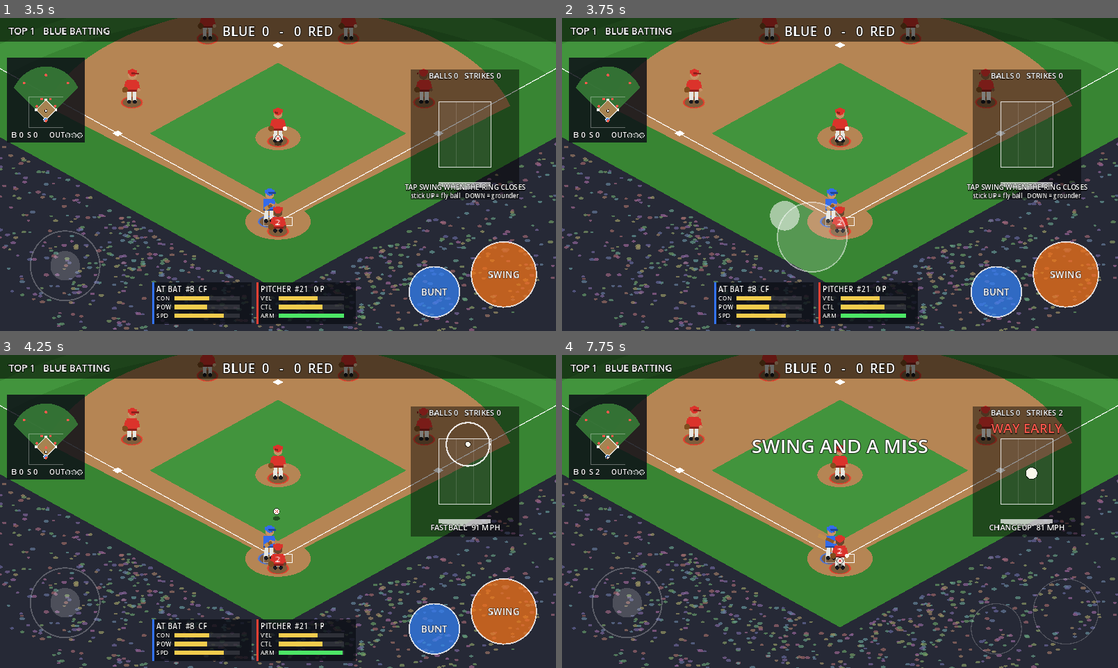
Above: before the commit, frames 1-4 (two rows, left to right).
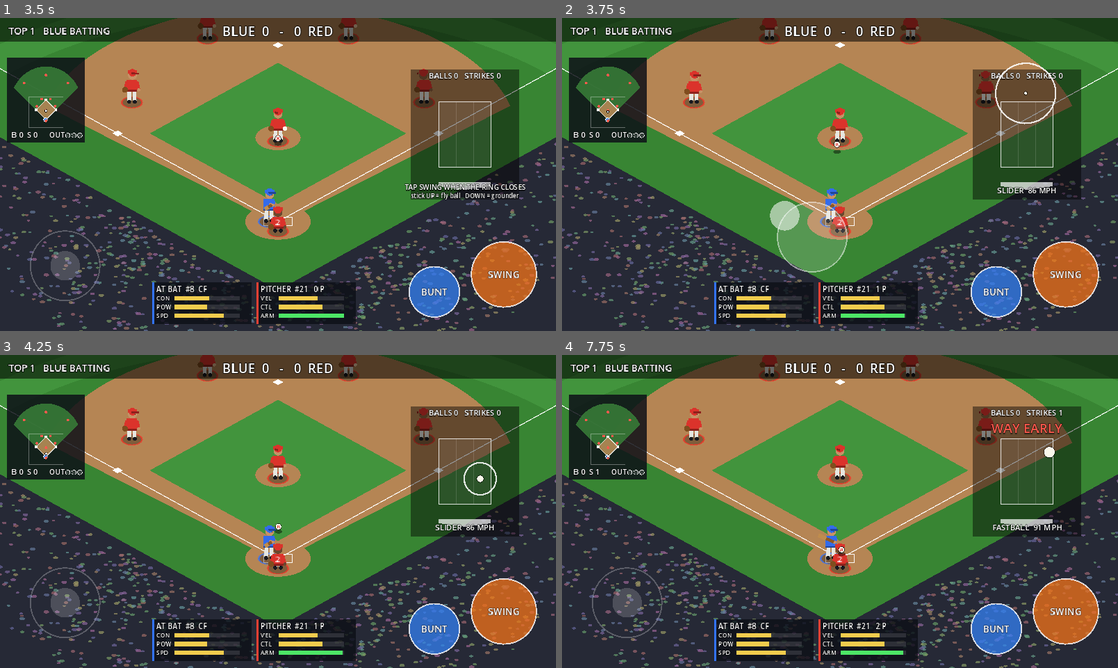
Above: after the commit, the same moments.

Repository: Kirmalo/road-trip-baseball
Game: Godot game, scene res://main.tscn
Same seed, same stepped clock (60 frames per second), same inputs: the game is played once before the commit and once after it.
Inputs (mouse positions are in pixels of both pictures, inside the frame that each line leads up to):
- Up to frame 1 (3.5 s): click "HARD" at 0.5 s; tap Enter at 1.25 s; move the mouse to (400, 158) at 1.27 s; hold D 1.28-2 s; tap J at 1.35 s; click (400, 158) at 1.42 s; tap Space at 1.52 s; drag from (166, 190) to (250, 237) at 2.02 s; move the mouse to (333, 105) at 2.77 s; hold D from 2.78 s (still down); tap 1 at 2.85 s
- Up to frame 2 (3.75 s): release D at 3.5 s; tap Space at 3.5 s; drag from (812, 237) to (673, 127) at 3.52 s
- Up to frame 3 (4.25 s): no input
- Up to frame 4 (7.75 s): move the mouse to (1006, 558) at 4.27 s; hold A 4.28-5 s; tap J at 4.35, 7.35 s; tap Space at 4.52, 6.5, 7.52 s; tap Enter at 5 s; drag from (673, 464) to (756, 433) at 5.02 s; move the mouse to (867, 511) at 5.77 s; hold S 5.78-6.5 s; tap 1 at 5.85 s; click (867, 511) at 5.92 s; drag from (756, 433) to (728, 527) at 6.52 s; move the mouse to (962, 495) at 7.27 s; hold W from 7.28 s (still down)

Frame 1 is identical in both runs. In frame 2, 1.1% of the frame differs, in the area x 8-95%, y 0-96%; in frame 3, 0.5%; in frame 4, 9.4%, in the area x 6-97%, y 0-98%.

Commit message:
Phase 3 start: sound, hit feel, reliable PERFECT contact, touch timing
Research priorities P1-P4:
- Sound (scripts/audio.gd, assets/sfx/ made by tools/make_sfx.py, all
  synthesized): bat cracks by contact quality, glove and mitt pops,
  pitch whoosh, umpire and PA calls with a stadium echo (strike, ball,
  strike three, ball four, out, safe, foul, play ball, home run), a home
  crowd murmur that swells on deep flies, cheers, roars and groans, and
  organ stings between innings and on home runs. Browser audio unlocks
  on the first tap (export preset head include).
- Hit feel scaled to contact: hit-stop, camera punch and shake on
  PERFECT and home runs, an EXIT VELO readout after every contact.
- A PERFECT swing now always means hard contact; luck goes into the
  direction instead.
- Swings are timed from the real tap moment (sub-frame) with a 30 ms
  allowance for touch-screen delay.

Co-Authored-By: Claude Opus 5.5 <noreply@anthropic.com>
Claude-Session: https://claude.ai/code/session_01K8WPuaLY5ntaKqKiFmwy7x

Diff:
--- /dev/null
+++ b/scripts/audio.gd
@@ -0,0 +1,89 @@
+extends Node
+# Sound: effects, the crowd and the umpire. All sounds are made by tools/make_sfx.py (assets/sfx/).
+#   audio.play("glove")            an effect (several can overlap)
+#   audio.ump("ump_strike")        the umpire / PA (one at a time; a new call replaces the old one)
+#   audio.organ("organ_sting")     the ballpark organ (one at a time)
+#   audio.swell(0.6, 2.0)          the crowd murmur gets louder for a while (0..1)
+# Test runs (any user argument) play no sound at all.
+
+const NAMES := ["bat_perfect", "bat_good", "bat_weak", "foul_tick", "glove", "mitt", "whoosh", "bounce", "tap",
+	"cheer", "roar", "groan", "organ_charge", "organ_sting", "organ_homer", "ump_strike", "ump_strike3", "ump_ball",
+	"ump_ball4", "ump_out", "ump_safe", "ump_foul", "ump_playball", "pa_homerun"]
+const POOL := 8
+const CROWD_DB := -17.0        # the murmur at rest
+const CROWD_MAX_DB := -6.0     # fully swelled
+
+var muted := false
+var streams := {}
+var pool: Array = []
+var next := 0
+var voice: AudioStreamPlayer
+var organ_p: AudioStreamPlayer
+var crowd: AudioStreamPlayer
+var swell_amt := 0.0
+var swell_left := 0.0
+
+func _ready() -> void:
+	muted = not OS.get_cmdline_user_args().is_empty()
+	if muted:
+		return
+	for n in NAMES:
+		var s = load("res://assets/sfx/%s.wav" % n)
+		if s != null:
+			streams[n] = s
+	for i in POOL:
+		var p := AudioStreamPlayer.new()
+		add_child(p)
+		pool.append(p)
+	voice = AudioStreamPlayer.new()
+	add_child(voice)
+	organ_p = AudioStreamPlayer.new()
+	add_child(organ_p)
+	crowd = AudioStreamPlayer.new()
+	var loop = load("res://assets/sfx/crowd_loop.ogg")
+	if loop != null:
+		loop.loop = true
+		crowd.stream = loop
+		crowd.volume_db = CROWD_DB
+		add_child(crowd)
+		crowd.play()
+
+func play(n: String, db := 0.0, pitch := 1.0) -> void:
+	if muted or not streams.has(n):
+		return
+	var p: AudioStreamPlayer = pool[next]
+	next = (next + 1) % POOL
+	p.stream = streams[n]
+	p.volume_db = db
+	p.pitch_scale = pitch
+	p.play()
+
+func ump(n: String, db := 0.0) -> void:
+	if muted or not streams.has(n):
+		return
+	voice.stream = streams[n]
+	voice.volume_db = db
+	voice.play()
+
+func organ(n: String, db := -4.0) -> void:
+	if muted or not streams.has(n):
+		return
+	organ_p.stream = streams[n]
+	organ_p.volume_db = db
+	organ_p.play()
+
+func swell(amount: float, sec: float) -> void:
+	# the crowd gets excited: amount 0..1 for sec seconds, then settles back
+	if amount >= swell_amt or swell_left <= 0.0:
+		swell_amt = clampf(amount, 0.0, 1.0)
+		swell_left = sec
+
+func _process(delta: float) -> void:
+	if muted or crowd == null:
+		return
+	swell_left -= delta
+	var target := swell_amt if swell_left > 0.0 else 0.0
+	if swell_left <= 0.0:
+		swell_amt = maxf(0.0, swell_amt - delta * 0.5)
+	var want := lerpf(CROWD_DB, CROWD_MAX_DB, target)
+	crowd.volume_db = lerpf(crowd.volume_db, want, minf(1.0, delta * 3.0))
--- a/scripts/hud.gd
+++ b/scripts/hud.gd
@@ -22,6 +22,11 @@
 
 func _draw() -> void:
 	_draw_minimap()
+	if game.exit_timer > 0.0 and game.exit_text != "":
+		# how hard it was hit, right under the score bar
+		var font := ThemeDB.fallback_font
+		var a := clampf(game.exit_timer / 0.4, 0.0, 1.0)
+		_text(font, "EXIT VELO  " + game.exit_text, Vector2(size.x / 2, 86), 24, Color(1, 0.92, 0.5, a))
 	if (game.phase == game.PRE_PITCH or game.phase == game.PITCHING) and game.batter != null:
 		_draw_cards()
 	if game.phase == game.PRE_PITCH or game.phase == game.PITCHING or game.zone_show > 0.0 or game.swing_text_timer > 0.0:
--- a/scripts/main.gd
+++ b/scripts/main.gd
@@ -19,6 +19,7 @@
 const Difficulty = preload("res://scripts/difficulty.gd")
 const View = preload("res://scripts/view.gd")
 const Ratings = preload("res://scripts/ratings.gd")
+const AudioScript = preload("res://scripts/audio.gd")
 
 const FT := 4.0                       # pixels per foot
 const INNINGS := 3                    # innings per game (change to make games longer)
@@ -58,7 +59,8 @@
 const FOOL := [0.0, 0.05, 0.04, 0.02]
 const DIVE_REACH := 9.0 * FT          # a diving fielder can reach this far
 const DERBY_OUTS := 10
-const RELIEF_AT := 0.5                 # you can bring in a reliever once your pitcher's energy drops below this
+const RELIEF_AT := 0.5
+const TOUCH_LATENCY := 0.03            # touch screens report a tap a little late; a swing counts this much earlier                 # you can bring in a reliever once your pitcher's energy drops below this
 
 # fielding spots in feet: P, C, 1B, 2B, SS, 3B, LF, CF, RF
 const POS_NAMES := ["P", "C", "1B", "2B", "SS", "3B", "LF", "CF", "RF"]
@@ -144,6 +146,15 @@
 var menu_open := false
 var menu: Control
 var marker: Node2D
+var audio
+
+# feel: hit-stop, camera punch and shake, the exit-speed readout
+var hitstop_left := 0.0
+var cam_punch := 0.0
+var cam_shake := 0.0
+var exit_text := ""
+var exit_timer := 0.0
+var last_phys_usec := 0
 
 # the ball in play
 var play_timer := 0.0
@@ -187,6 +198,8 @@
 	level = Difficulty.from_args(args, Difficulty.NORMAL if testing else Difficulty.load_level())
 	View.from_args(args)
 
+	audio = AudioScript.new()
+	add_child(audio)
 	world = Node2D.new()
 	world.scale = Vector2(1.0, View.tilt())
 	world.y_sort_enabled = true          # nearer players (lower on screen) draw in front
@@ -343,10 +356,12 @@
 	controls.get_parent().add_child(menu)
 
 func _on_derby_chosen() -> void:
+	audio.play("tap")
 	next_mode = "derby"
 	get_tree().reload_current_scene()
 
 func _on_level_chosen(k: int) -> void:
+	audio.play("tap")
 	level = k
 	if not testing:
 		Difficulty.save_level(k)
@@ -442,6 +457,8 @@
 	ball.hold(_pitcher())
 	_new_batter()
 	show_message("%s OF THE %s\n%s BATTING" % ["TOP" if top else "BOTTOM", _ordinal(inning), TEAM_NAMES[batting]], 1.8)
+	if inning == 1 and top:
+		audio.ump("ump_playball")
 	phase = PAUSE
 	pause_timer = 1.8
 	after_pause = "pitch"
@@ -641,6 +658,8 @@
 		derby_hr += 1
 		stat("hr")
 		show_message("HOME RUN!  %d" % derby_hr, 1.0)
+		audio.play("roar", -3.0)
+		audio.swell(1.0, 2.0)
 	else:
 		derby_outs += 1
 		show_message("OUT  %d / %d" % [derby_outs, DERBY_OUTS], 1.0)
@@ -674,6 +693,7 @@
 	if autoplay or humantest:
 		print("End of %s %d: BLUE %d - RED %d" % ["top" if top else "bottom", inning, score[0], score[1]])
 	show_message("3 OUTS\nSIDE RETIRED", 1.8)
+	audio.organ("organ_sting")
 	pause_timer = 1.9
 	after_pause = "half"
 
@@ -788,6 +808,7 @@
 	pitch_dur = fb_dur + SLOWER[pitch_type] + rng.randf_range(-0.02, 0.02)
 	pitch_mph = int(84.0 + vel * 0.14 - (1.0 - e) * 5.0) - MPH_LESS[pitch_type] + rng.randi_range(-1, 1)
 	pr["pitch_count"] = int(pr["pitch_count"]) + 1
+	audio.play("whoosh", -12.0, 0.9 + (90.0 - pitch_dur * 90.0) * 0.003)
 	pitch_clock = 0.0
 	ball.start_pitch(MOUND + Vector2(-1.5 * FT, 3.0 * FT), Vector2(pitch_loc.x * 0.8 * FT, -0.8 * FT), (2.5 - pitch_loc.y) * FT)
 	phase = PITCHING
@@ -848,7 +869,13 @@
 func _perfect_frac() -> float:
 	return Difficulty.value(level, "perfect_frac") if human_batting() else 0.28
 
-func _start_swing(stick: float, bunt: bool) -> void:
+func _press_clock() -> float:
+	# the pitch clock at the moment your finger hit the screen: pitch_clock only moves once a frame, so add the time
+	# since the last frame, and take off the touch screen's reporting delay
+	var since := clampf(float(Time.get_ticks_usec() - last_phys_usec) / 1000000.0, 0.0, 1.0 / 30.0)
+	return pitch_clock + since - (0.0 if humantest else TOUCH_LATENCY)
+
+func _start_swing(stick: float, bunt: bool, at_clock := -1.0) -> void:
 	if swung or phase != PITCHING:
 		return
 	swung = true
@@ -856,13 +883,14 @@
 	if not bunt:
 		batter.swing_t = 0.0
 	stat("swings")
-	var te := pitch_dur - (pitch_clock + SWING_DELAY)     # > 0 early, < 0 late
+	var clk := pitch_clock if at_clock < 0.0 else at_clock
+	var te := pitch_dur - (clk + SWING_DELAY)     # > 0 early, < 0 late
 	var window := _contact_window(bunt)
 	var feel := "EARLY" if te > 0.0 else "LATE"
 	if absf(te) <= window * _perfect_frac():
 		feel = "PERFECT!"
 	if absf(te) <= window:
-		contact_at = pitch_clock + SWING_DELAY
+		contact_at = clk + SWING_DELAY
 		contact_te = te
 		contact_stick = stick
 		contact_bunt = bunt
@@ -889,8 +917,9 @@
 		speed += (1.0 - pitcher_energy()) * 6.0   # a tired pitcher gets hit harder
 		launch = 10.0 + rng.randfn(0.0, 15.0) - pitch_loc.y * 6.0 + contact_stick * 18.0
 		if perfect:
-			speed += 4.0
-			launch = lerpf(launch, 18.0 + contact_stick * 12.0, 0.35)
+			# PERFECT always means a hard, well-struck ball: the luck goes into where it goes, not how it's hit
+			speed = maxf(speed + 4.0, 100.0 + Ratings.power_ft(float(batter.r["power"])))
+			launch = clampf(lerpf(launch, 16.0 + contact_stick * 14.0, 0.5), 3.0, 36.0)
 			stat("perfect")
 		spray = -contact_te / window * 62.0 + rng.randf_range(-9.0, 9.0)   # early = pulled to left field
 	var fair := absf(spray) <= 45.0
@@ -900,6 +929,7 @@
 		print("contact q=%.2f speed=%d launch=%d spray=%d" % [q, speed, launch, spray])
 	var from: Vector2 = ball.position
 	ball.launch(from, 3.0 * FT, dir * speed * FT * cos(lr), speed * FT * sin(lr), fair, fair)
+	_contact_feel(perfect, q, speed, fair)
 	cam_follow = true
 	cam_last_pos = View.to_screen(Vector2(0, -60 * FT))
 	cam_last_zoom = 0.9
@@ -913,6 +943,7 @@
 		return
 	if not fair:
 		stat("fouls")
+		audio.ump("ump_foul", -4.0)
 		phase = PAUSE
 		if contact_bunt and strikes == 2:
 			show_message("FOUL BUNT - STRIKE THREE", 1.3)
@@ -927,6 +958,32 @@
 		return
 	second_cover = 4 if spray > 0.0 else 3
 	_start_play()
+
+func _contact_feel(perfect: bool, q: float, speed: float, fair: bool) -> void:
+	# the bigger the contact, the bigger the reaction: sound, a short freeze, a camera punch, the crowd
+	if contact_bunt:
+		audio.play("bat_weak", -6.0, 1.2)
+	elif perfect:
+		audio.play("bat_perfect", 0.0, rng.randf_range(0.97, 1.03))
+		hitstop_left = 0.08
+		cam_punch = 0.07
+		cam_shake = 5.0
+	elif q > 0.45:
+		audio.play("bat_good", -2.0, rng.randf_range(0.95, 1.05))
+		hitstop_left = 0.035
+		cam_punch = 0.03
+	else:
+		audio.play("bat_weak", -3.0)
+	if not fair:
+		audio.play("foul_tick", -4.0)
+	exit_text = "%d MPH" % int(round(speed * 0.682))   # feet per second -> miles per hour
+	exit_timer = 1.8
+	if fair and not contact_bunt:
+		var far: float = ball.path_p[ball.path_p.size() - 1].length() / FT
+		if ball.path_hr >= 0 or far > 230.0:
+			audio.swell(0.85, 2.5)   # the crowd rises with a deep fly
+		elif speed > 90.0:
+			audio.swell(0.4, 1.2)
 
 func _pitch_result() -> void:
 	if derby:
@@ -953,6 +1010,7 @@
 	phase = PAUSE
 	zone_show = 1.2
 	ball.hold(_catcher())
+	audio.play("mitt", -1.0 if _in_zone(pitch_loc) else -5.0)
 	pause_timer = 1.0
 	after_pause = "pitch"
 	if swung or _in_zone(pitch_loc):
@@ -960,16 +1018,22 @@
 		if strikes >= 3:
 			stat("k")
 			show_message("STRIKEOUT!", 1.3)
+			audio.ump("ump_strike3")
+			audio.swell(0.5, 1.5)
 			_batter_out_no_play()
 			return
 		show_message("SWING AND A MISS" if swung else "STRIKE", 0.9)
+		if not swung:
+			audio.ump("ump_strike", -2.0)
 	else:
 		balls += 1
 		stat("balls")
 		if balls >= 4:
+			audio.ump("ump_ball4", -3.0)
 			_walk()
 			return
 		show_message("BALL", 0.9)
+		audio.ump("ump_ball", -7.0)
 
 func _batter_out_no_play() -> void:
 	outs += 1
@@ -1020,6 +1084,12 @@
 	r.visible = false
 	if not hr_called:
 		show_message("%s SCORES!" % TEAM_NAMES[batting], 1.0)
+		# a home crowd: it loves RED's runs and groans at the visitors'
+		if batting == 1:
+			audio.play("cheer", -4.0)
+			audio.swell(0.7, 2.0)
+		else:
+			audio.play("groan", -8.0)
 
 # ---------------- the ball in play ----------------
 
@@ -1213,6 +1283,9 @@
 					f.dive_dir = Vector2.UP
 					ball.hold(f)
 					stat("robbed")
+					audio.play("glove", 0.0)
+					audio.play("roar", -2.0)
+					audio.swell(1.0, 3.0)
 					_slowmo(0.8)
 					_fly_out("ROBBED A HOME RUN!")
 					return
@@ -1221,6 +1294,11 @@
 	stat("hr")
 	hits[batting] += 1
 	show_message("HOME RUN!", 2.0)
+	audio.play("roar", 0.0)
+	audio.ump("pa_homerun", -2.0)
+	audio.organ("organ_homer", -5.0)
+	audio.swell(1.0, 4.0)
+	cam_shake = 9.0
 	for r in runners:
 		r.trot = true
 		r.forced = false
@@ -1254,6 +1332,7 @@
 		var r = ball.receiver
 		if r != null and ball.throw_t > 0.5 and r.position.distance_to(ball.position) < REACH:
 			ball.hold(r)
+			audio.play("glove", -3.0)
 
 func _dive(f, fly: bool, d: float) -> void:
 	f.dive_t = 0.9
@@ -1265,6 +1344,9 @@
 	if rng.randf() < p:
 		stat("dive_catch")
 		ball.hold(f)
+		audio.play("glove", 0.0)
+		audio.play("cheer", -2.0)
+		audio.swell(0.9, 2.5)
 		f.hold_timer = -0.5   # he has to get up first
 		_slowmo(0.6)
 		if fly:
@@ -1288,6 +1370,7 @@
 		show_message("ERROR!", 0.9)
 		return
 	ball.hold(f)
+	audio.play("glove", -2.0 if fly else -6.0)
 	if fly:
 		_fly_out()
 
@@ -1327,6 +1410,7 @@
 		r.steal_intent = false
 		stat("sb")
 		show_message("STOLEN BASE!", 1.0)
+		audio.ump("ump_safe", -3.0)
 	if r.on_base >= 4:
 		_score_runner(r)
 		return
@@ -1534,6 +1618,7 @@
 	if OS.get_cmdline_user_args().has("--debug"):
 		print("   out %s by %s" % [how, POS_NAMES[ball.holder.role]])
 	var force_like: bool = how == "force" or r.on_base == 0
+	audio.ump("ump_out", -3.0)
 	outs += 1
 	outs_this_play += 1
 	for q in runners:
@@ -1644,7 +1729,7 @@
 		if meter_active:
 			_release_meter()
 	elif phase == PITCHING and human_batting():
-		_start_swing(_stick(), false)
+		_start_swing(_stick(), false, _press_clock())
 	elif phase == LIVE and human_batting():
 		run_mode = RUN_GO
 		show_message("GO! GO! GO!", 0.7)
@@ -1657,7 +1742,7 @@
 		if meter_active:
 			_release_meter()
 	elif phase == PITCHING and human_batting() and not derby:
-		_start_swing(0.0, true)
+		_start_swing(0.0, true, _press_clock())
 	elif phase == LIVE and human_batting():
 		run_mode = RUN_HOLD
 		show_message("HOLD UP!", 0.7)
@@ -1794,6 +1879,14 @@
 	if menu_open:
 		_update_camera(delta)
 		_update_hud()
+		return
+	exit_timer = maxf(0.0, exit_timer - delta)
+	if hitstop_left > 0.0:
+		# hit-stop: the game holds still for a moment on big contact
+		hitstop_left -= delta
+		_update_camera(delta)
+		_update_hud()
+		last_phys_usec = Time.get_ticks_usec()
 		return
 	zone_show = maxf(0.0, zone_show - delta)
 	swing_text_timer = maxf(0.0, swing_text_timer - delta)
@@ -1852,6 +1945,7 @@
 			p.update(delta, is_human(p), input)
 	_update_camera(delta)
 	_update_hud()
+	last_phys_usec = Time.get_ticks_usec()
 
 func _update_camera(delta: float) -> void:
 	# at the plate: a close look from behind home at the batter and the mound. In play: pull back to frame the whole
@@ -1891,8 +1985,11 @@
 		cam_last_pos = tgt
 		cam_last_zoom = zm
 	camera.position = camera.position.lerp(tgt, 1.0 - exp(-2.6 * delta))
-	var zz := lerpf(camera.zoom.x, zm, 1.0 - exp(-1.8 * delta))
-	camera.zoom = Vector2(zz, zz)
+	var zz := lerpf(camera.zoom.x / (1.0 + cam_punch), zm, 1.0 - exp(-1.8 * delta))
+	cam_punch = maxf(0.0, cam_punch - delta * 0.35)
+	camera.zoom = Vector2(zz, zz) * (1.0 + cam_punch)
+	camera.offset = Vector2(rng.randf_range(-1, 1), rng.randf_range(-1, 1)) * cam_shake
+	cam_shake = maxf(0.0, cam_shake - delta * 18.0)
 
 func _draw_marker() -> void:
 	# where a fly ball will come down
Not shown, changed: README.txt
Not shown, changed: export_presets.cfg
Not shown, changed: CLAUDE.md
Not shown, added: assets/sfx/bat_good.wav
Not shown, added: assets/sfx/bat_perfect.wav
Not shown, added: assets/sfx/bat_weak.wav
Not shown, added: assets/sfx/bounce.wav
Not shown, added: assets/sfx/cheer.wav
Not shown, added: assets/sfx/crowd_loop.ogg
Not shown, added: assets/sfx/foul_tick.wav
Not shown, added: assets/sfx/glove.wav
Not shown, added: assets/sfx/groan.wav
(and 17 more such lines)
